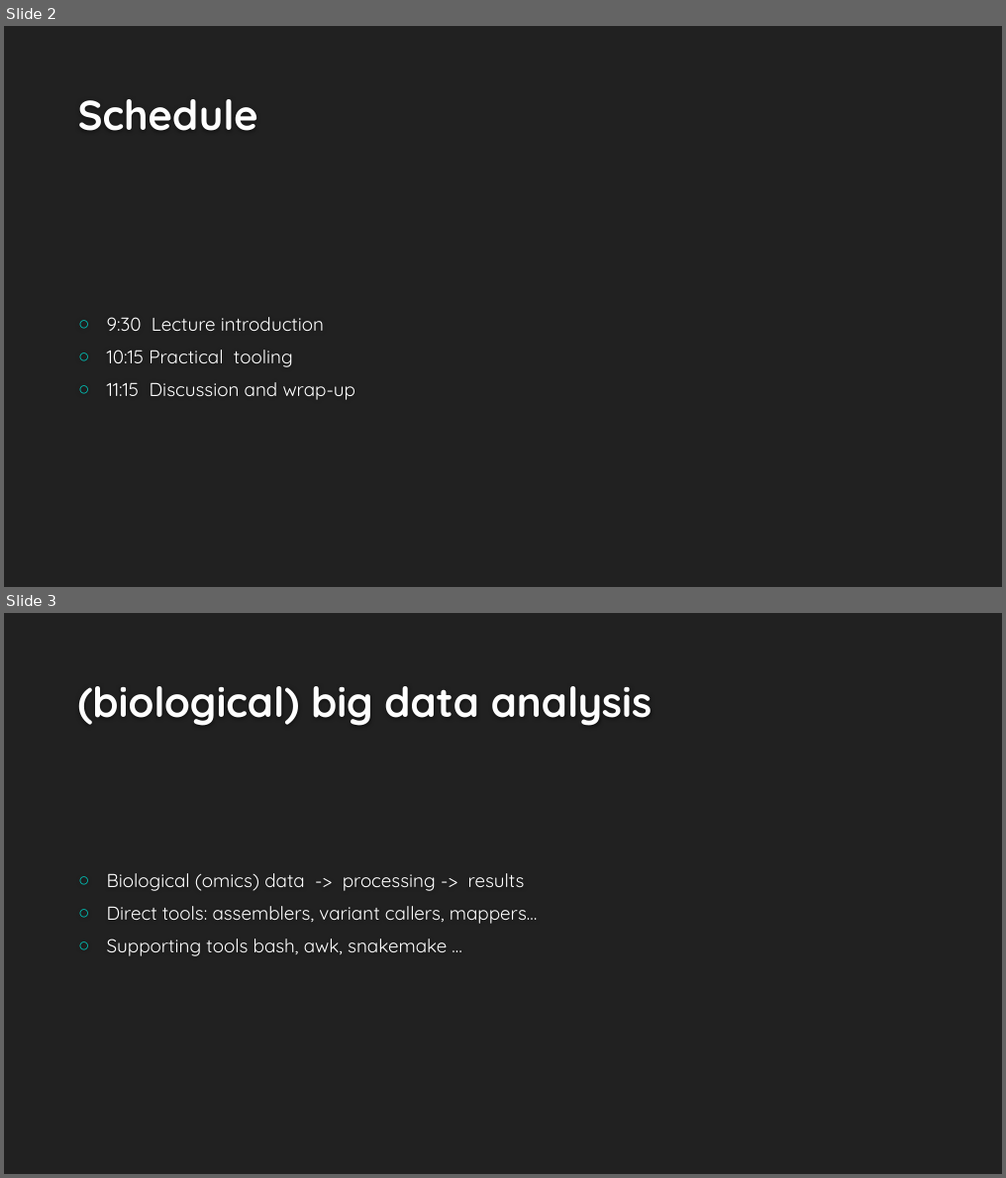
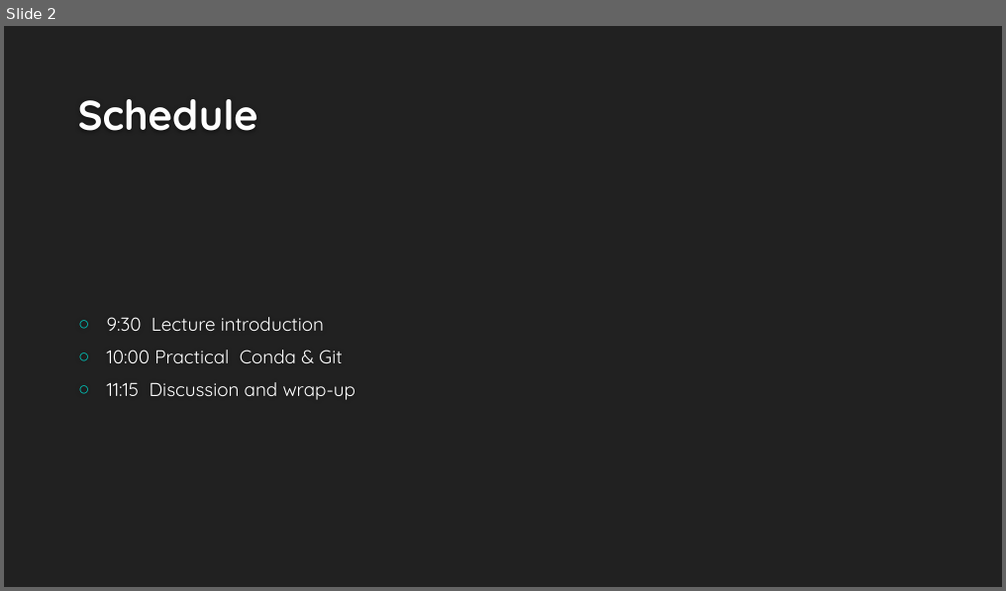
Before and after one commit to wdeleeuw/BBDA_git_course, a slide deck: GitConda.pptx. Shown one above the other, each under a label of ours: slides 2 and 3 before the commit, slide 2 after it. The pictures are 1006x1178 and 1006x591 pixels, drawn with LibreOffice and Linux fonts; fonts in the diff are those of the drawing; background and template pictures are left out. Boxes give left, top, right and bottom in pixels: in the first picture for what was removed or moved away, otherwise in the second. Text is boxed around its words. In the diff, an @@ line names an element or a change of style, - is before the commit and + after.

```diff
--- a/GitConda.pptx
+++ b/GitConda.pptx
@@ slide 3 removed at [4, 613, 1002, 1174], background #212121 @@
@@ title removed at [78, 686, 652, 726] @@
-(biological) big data analysis
@@ text removed at [107, 873, 538, 957] @@
-○ Biological (omics) data -> processing -> results
-○ Direct tools: assemblers, variant callers, mappers…
-○ Supporting tools bash, awk, snakemake …
@@ slide 2 changed as well @@
@@ text at [107, 350, 343, 364]: text changed @@
-○ 10:15 Practical tooling
+○ 10:00 Practical Conda & Git
```
Also in this commit, not shown: 4 other slides changed, 7 slides added, 2 other slides removed.
